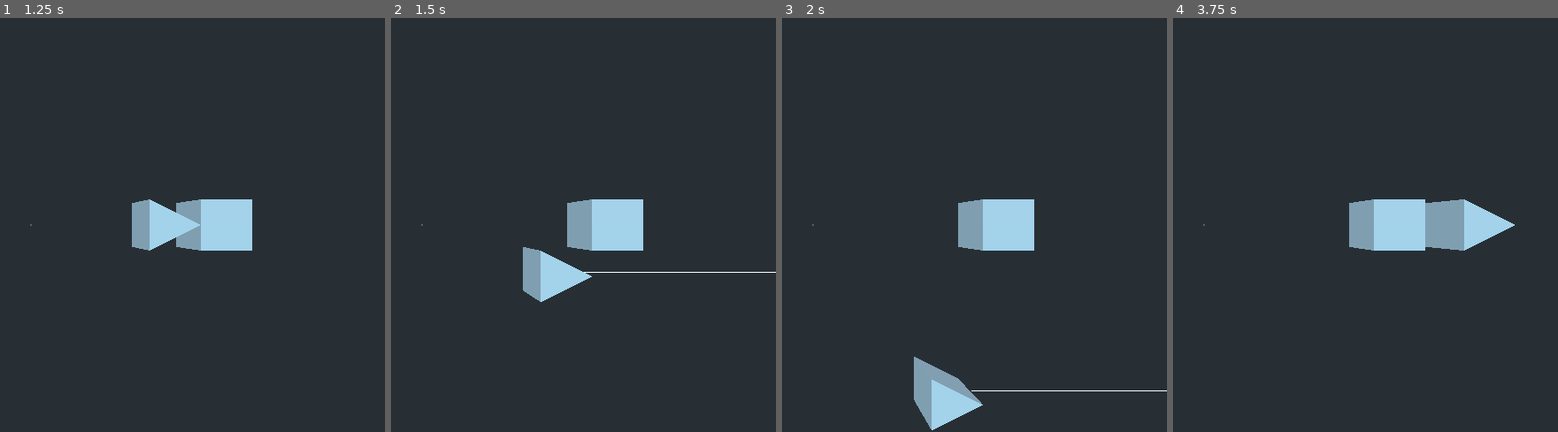
Above: before the commit, frames 1-4 (left to right).
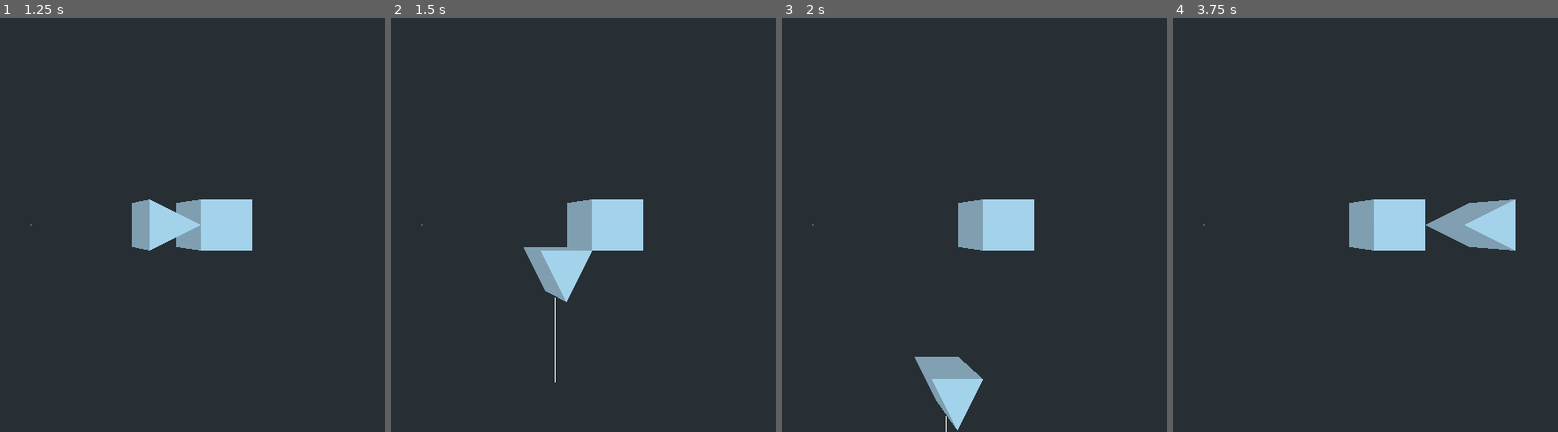
Above: after the commit, the same moments.

Repository: TeamName-FIOLTR/GMTK2022
Game: Godot game, scene res://scene/levels/Test Level.tscn
The game is run twice, just before and just after one commit, with the same random seed, the same clock (stepped at 60 frames per second) and the same inputs.
Inputs (mouse positions are in pixels of both pictures, inside the frame that each line leads up to):
- Up to frame 1 (1.25 s): tap Enter at 0.5 s; move the mouse to (188, 204) at 0.52 s; hold D (move_right) from 0.53 s (still down); tap Space at 0.77 s
- Up to frame 2 (1.5 s): move the mouse to (outside the picture) at 1.27 s; release D (move_right) at 1.28 s; hold S (move_down) from 1.28 s (still down)
- Up to frame 3 (2 s): keep holding S (move_down); tap Space at 1.52 s
- Up to frame 4 (3.75 s): move the mouse to (1273, 133) at 2.02 s; release S (move_down) at 2.03 s; hold D (move_right) 2.03-2.78 s; move the mouse to (outside the picture) at 2.77 s; hold W (move_up) 2.78-3.53 s; tap Space at 3.02 s; move the mouse to (1415, 287) at 3.52 s; hold A (move_left) from 3.53 s (still down)

Frame 1 is identical in both runs. In frame 2, 1.4% of the frame differs, in the area x 34-100%, y 55-89%; in frame 3, 1.9%, in the area x 34-100%, y 81-100%; in frame 4, 1.8%.

Commit message:
got the fine details of player rotation motion worked out
the next step is to add special movements and make shoot nicer

Diff:
--- a/assets/scripts/Player.gd
+++ b/assets/scripts/Player.gd
@@ -37,13 +37,19 @@
 
 	linear_velocity = Vector3(movement_vector.x,0,-movement_vector.y)*speed
 
+
 	var joy_vector : Vector2 = Input.get_vector("point_left","point_right","point_up","point_down")
+
 	if joy_vector.length_squared() > 0.9:
 			point_vector = joy_vector
+	elif mouse_in:
+		look_at_mouse()
+	else:
+		point_vector = Vector2(linear_velocity.x,linear_velocity.z)
 
-	rotation.y = -atan2(point_vector.y,point_vector.x)
-	if mouse_in:
-		look_at_mouse()
+	if not Input.is_action_pressed("deny_rotation"):
+		rotation.y = -atan2(point_vector.y,point_vector.x)
+
 	#look_at(global_transform*transform.affine_inverse()*Vector3(point_vector.x,0,point_vector.y),global_transform*transform.affine_inverse()*Vector3(0,1,0))
 	move_and_collide(linear_velocity*delta)
 
--- a/project.godot
+++ b/project.godot
@@ -100,6 +100,11 @@
 "events": [ Object(InputEventJoypadMotion,"resource_local_to_scene":false,"resource_name":"","device":0,"axis":3,"axis_value":1.0,"script":null)
  ]
 }
+deny_rotation={
+"deadzone": 0.5,
+"events": [ Object(InputEventJoypadButton,"resource_local_to_scene":false,"resource_name":"","device":0,"button_index":6,"pressure":0.0,"pressed":false,"script":null)
+ ]
+}
 
 [physics]
 
